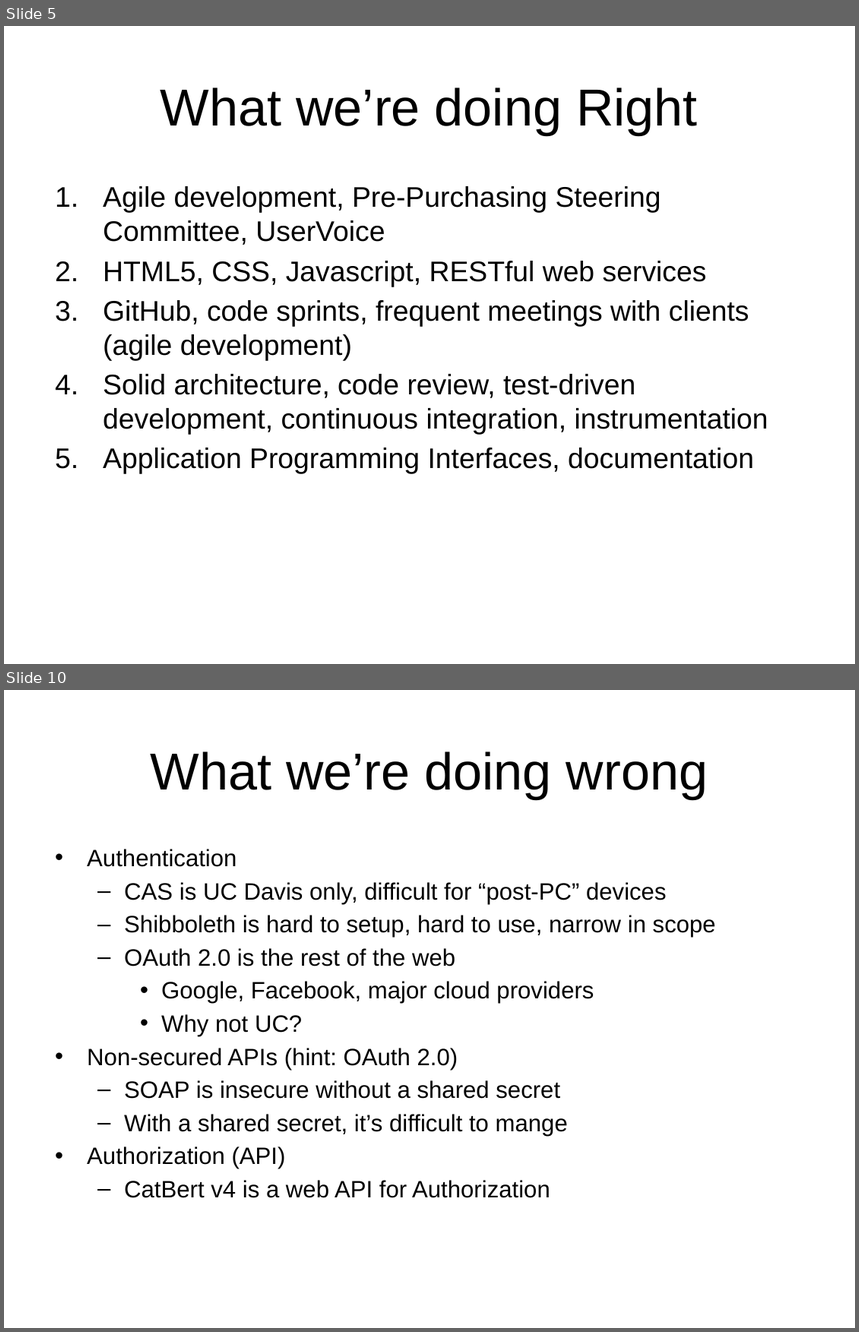
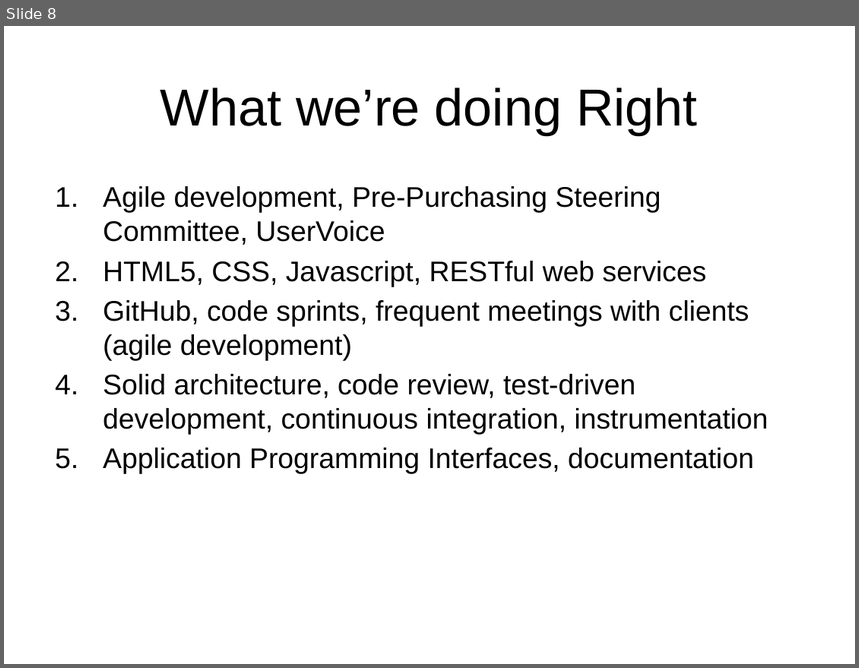
Before and after one commit to acgetchell/Presentations, a slide deck: OnlinePrePurchasing.pptx. Shown one above the other, each under a label of ours: slides 5 and 10 before the commit, slide 8 after it; the slides between them are not shown. The pictures are 859x1332 and 859x668 pixels, drawn with LibreOffice and Linux fonts; fonts in the diff are those of the drawing; background and template pictures are left out. Boxes give left, top, right and bottom in pixels: in the first picture for what was removed or moved away, otherwise in the second. Text is boxed around its words. In the diff, an @@ line names an element or a change of style, - is before the commit and + after.

```diff
--- a/OnlinePrePurchasing.pptx
+++ b/OnlinePrePurchasing.pptx
@@ slide 10 removed at [4, 690, 855, 1328], background picture (left out) @@
@@ title removed at [151, 752, 708, 799] @@
-What we’re doing wrong
@@ text removed at [87, 849, 716, 1198] @@
-• Authentication
-  – CAS is UC Davis only, difficult for “post-PC” devices
-  – Shibboleth is hard to setup, hard to use, narrow in scope
-  – OAuth 2.0 is the rest of the web
-    • Google, Facebook, major cloud providers
-    • Why not UC?
-• Non-secured APIs (hint: OAuth 2.0)
-  – SOAP is insecure without a shared secret
-  – With a shared secret, it’s difficult to mange
-• Authorization (API)
-  – CatBert v4 is a web API for Authorization
@@ what was slide 5 is now slide 8 @@
```
Also in this commit, not shown: 3 slides changed, 3 slides added, 5 other slides removed, 1 other file.
